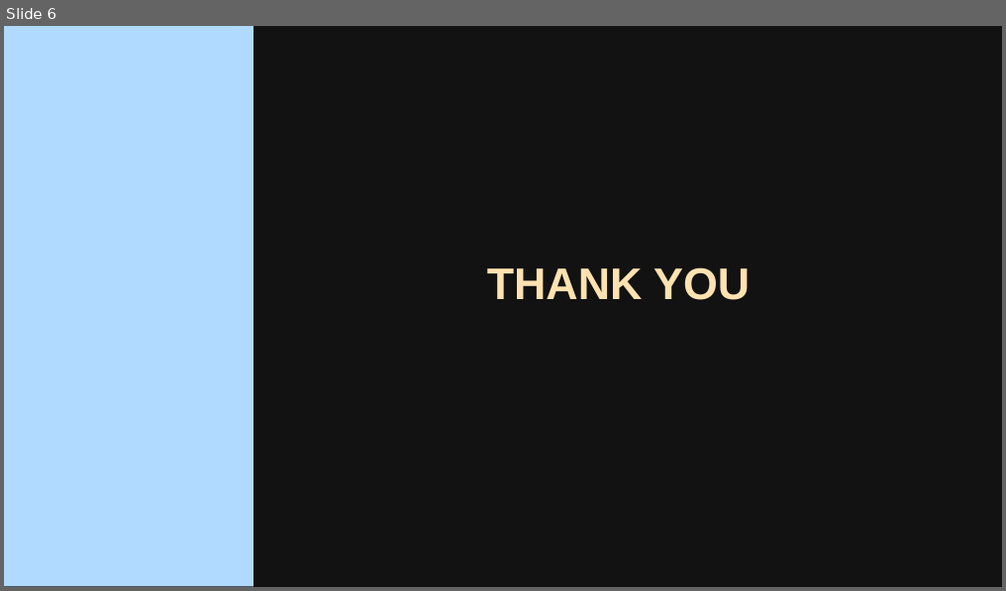
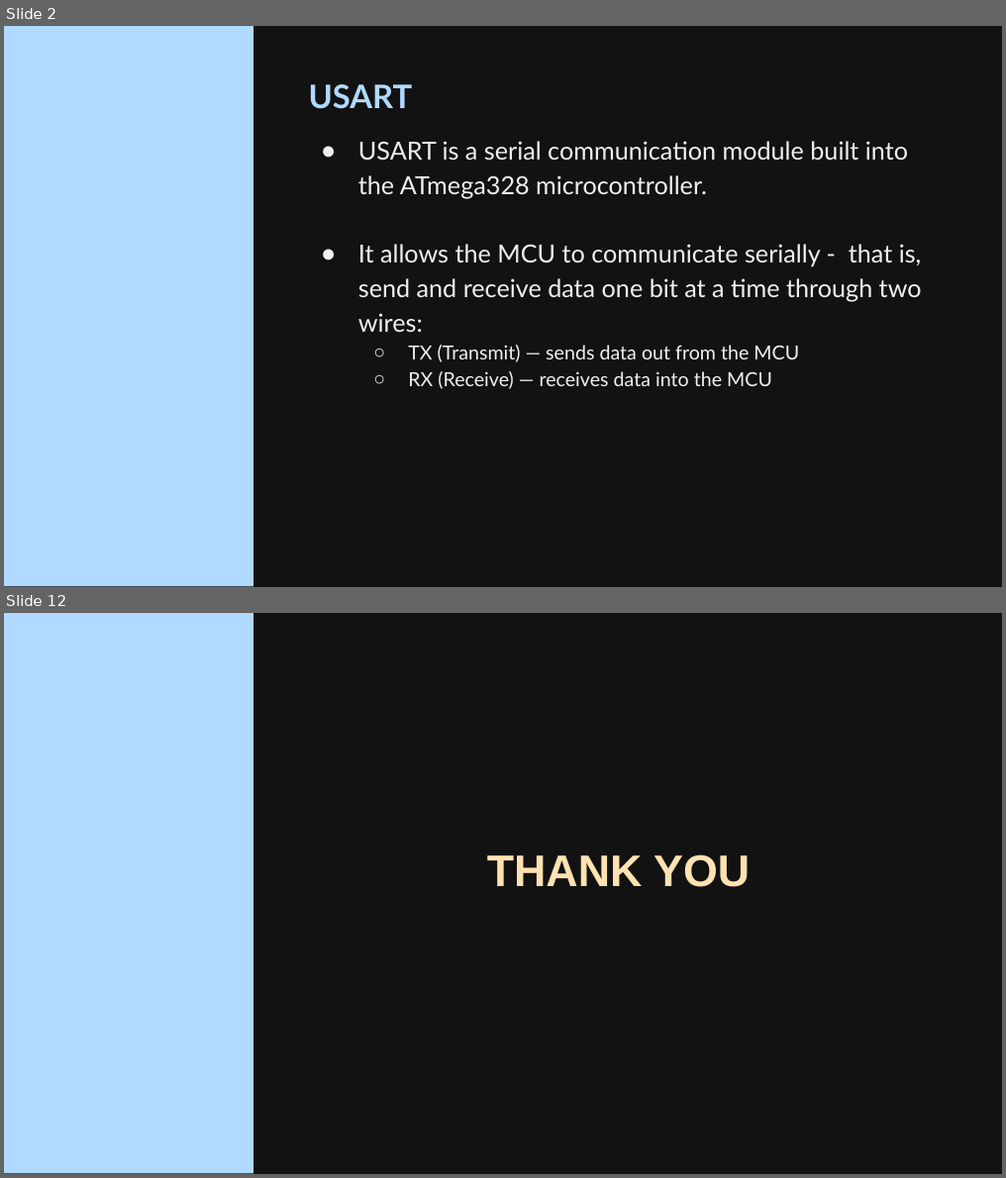
Before and after one commit to mohulmgeorge/embedded-systems, a slide deck: Presentations/AVR Live Class 16.pptx. Shown one above the other, each under a label of ours: slide 6 before the commit, slides 2 and 12 after it; the slides between them are not shown. The pictures are 1006x591 and 1006x1178 pixels, drawn with LibreOffice and Linux fonts; fonts in the diff are those of the drawing; background and template pictures are left out. Boxes give left, top, right and bottom in pixels: in the first picture for what was removed or moved away, otherwise in the second. Text is boxed around its words. In the diff, an @@ line names an element or a change of style, - is before the commit and + after.

```diff
--- a/Presentations/AVR Live Class 16.pptx
+++ b/Presentations/AVR Live Class 16.pptx
@@ slide 2 added at [4,26,1002,587], background picture (left out); not listed: 1 template element that a slide beside it also shows @@
@@ title added at [309,84,413,109], 23.4 pt, text #B0DAFF, bold @@
+USART
@@ text added at [358,141,922,389], 18 pt, text #F0F0F0 @@
+● USART is a serial communication module built into the ATmega328 microcontroller.
+● It allows the MCU to communicate serially - that is, send and receive data one bit at a time through two wires:
+  ○ TX (Transmit) — sends data out from the MCU
+  ○ RX (Receive) — receives data into the MCU
@@ what was slide 6 is now slide 12 @@
```
Also in this commit, not shown: 1 slide changed, 9 other slides added, 4 slides removed, 15 other files.
